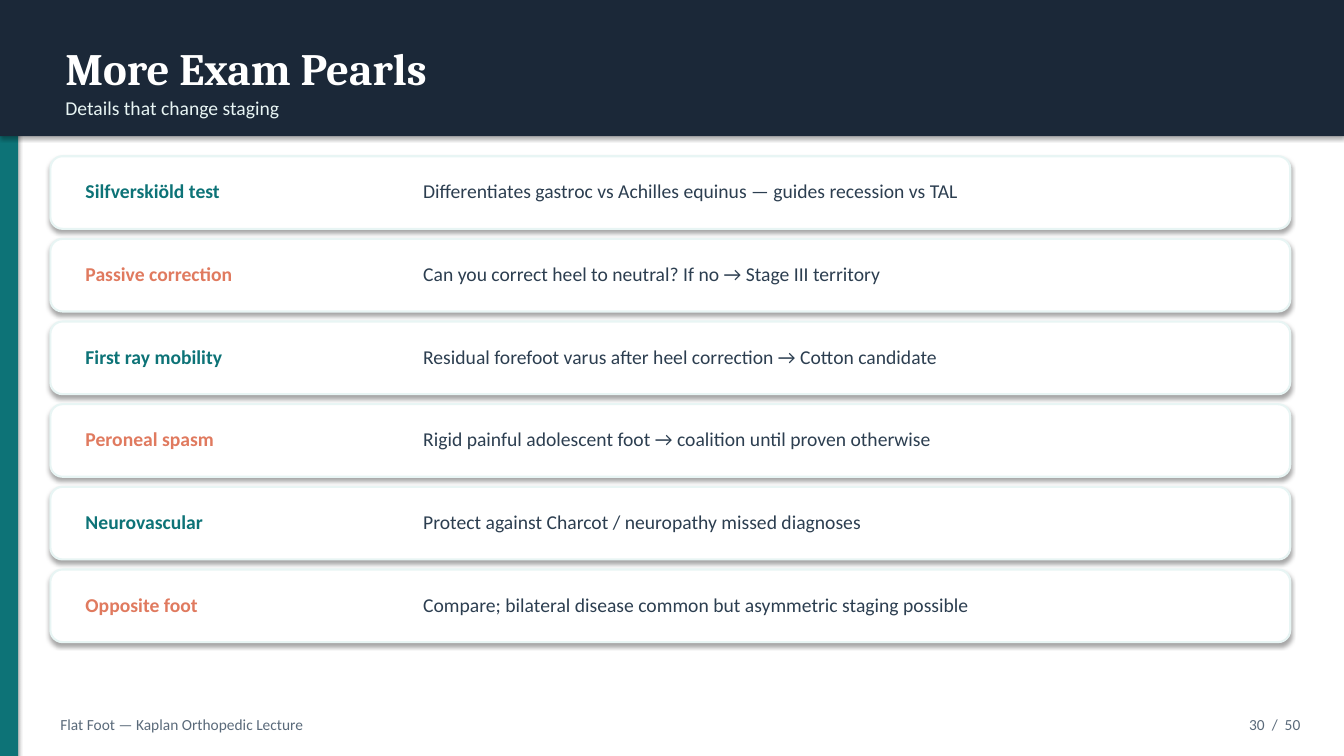
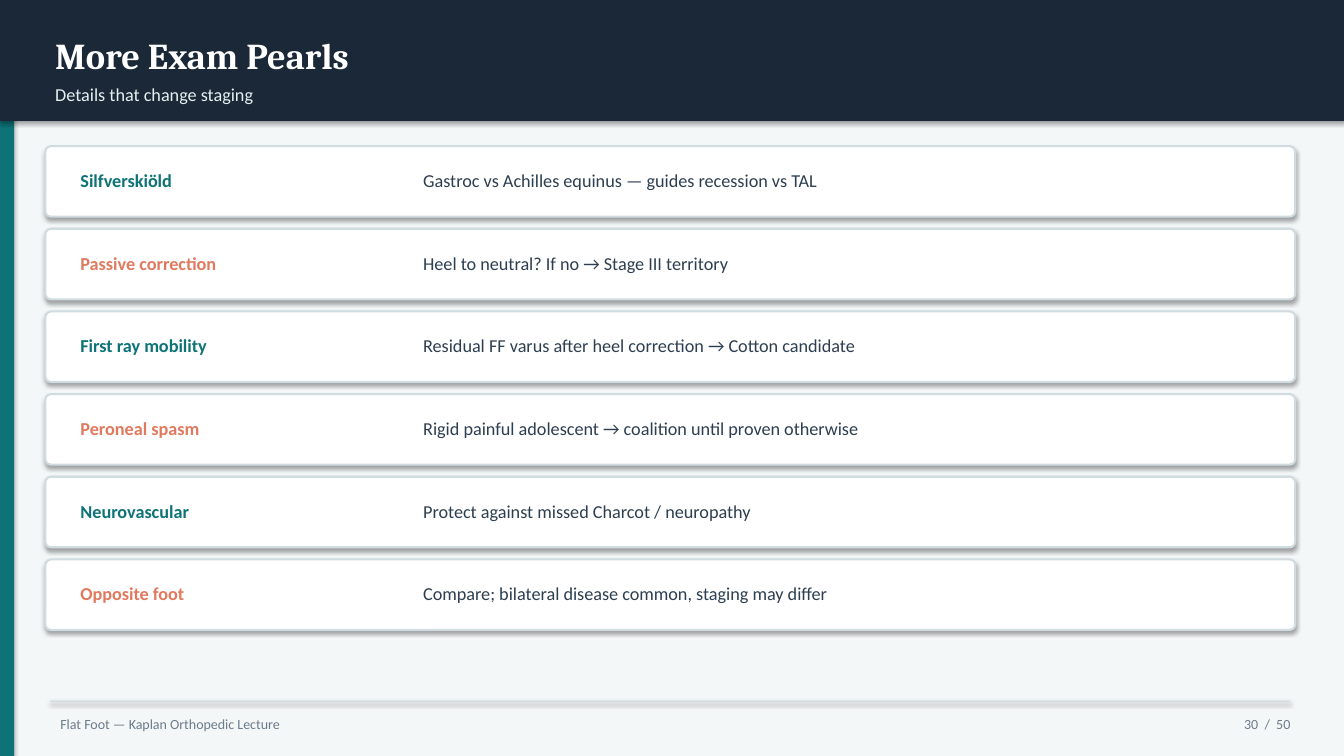
Before and after one commit to AhmedMohsen74/Ahmed-Mohsen-Mohamed, a slide deck: slide 30 of flatfoot-lecture/Flat_Foot_Kaplan_Orthopedic_Lecture.pptx. Drawn at 1344x756 pixels with LibreOffice and Linux fonts; fonts in the diff are those of the drawing. Boxes give left, top, right and bottom in pixels: in the first picture for what was removed or moved away, otherwise in the second. Text is boxed around its words. In the diff, an @@ line names an element or a change of style, - is before the commit and + after.

```diff
--- a/flatfoot-lecture/Flat_Foot_Kaplan_Orthopedic_Lecture.pptx
+++ b/flatfoot-lecture/Flat_Foot_Kaplan_Orthopedic_Lecture.pptx
@@ rectangle: place and size @@
-rectangle at <box>0,0,18,756</box>
+rectangle at <box>0,0,14,756</box>
@@ rectangle: place and size @@
-rectangle at <box>0,0,1344,136</box>
+rectangle at <box>0,0,1344,121</box>
@@ rectangle added at <box>0,0,1344,756</box>, fill #F4F7F8 @@
@@ text "More Exam Pearls": place and size @@
-text "More Exam Pearls" at <box>65,54,427,86</box>
+text "More Exam Pearls" at <box>55,43,348,70</box>
@@ text "More Exam Pearls" at <box>55,43,348,70</box>: size 32 to 26 pt @@
@@ text "Details that change staging": place and size @@
-text "Details that change staging" at <box>65,101,280,119</box>
+text "Details that change staging" at <box>55,88,253,104</box>
@@ text "Details that change staging" at <box>55,88,253,104</box>: size 14 to 13 pt, text colour #E8F5F4 to #E4F1F0 @@
@@ rounded rectangle: place and size @@
-rounded rectangle at <box>50,156,1291,229</box>
+rounded rectangle at <box>45,146,1296,217</box>
@@ text at <box>80,174,172,187</box>: text changed; size 14 to 13 pt @@
-Silfverskiöld test
+Silfverskiöld
@@ text at <box>423,174,817,190</box>: text changed; size 14 to 13 pt @@
-Differentiates gastroc vs Achilles equinus — guides recession vs TAL
+Gastroc vs Achilles equinus — guides recession vs TAL
@@ outline #E8F5F4 1.5 pt to #D0DCE0 1.5 pt; proportions changed in 6 elements at <box>45,394,1296,465</box>, <box>45,477,1296,547</box>, <box>45,312,1296,382</box>, <box>45,560,1296,630</box>, <box>45,146,1296,217</box>, <box>45,229,1296,299</box> @@
@@ rounded rectangle: place and size @@
-rounded rectangle at <box>50,239,1291,312</box>
+rounded rectangle at <box>45,229,1296,299</box>
@@ text at <box>423,257,728,273</box>: text changed; size 14 to 13 pt @@
-Can you correct heel to neutral? If no → Stage III territory
+Heel to neutral? If no → Stage III territory
@@ rounded rectangle: place and size @@
-rounded rectangle at <box>50,322,1291,394</box>
+rounded rectangle at <box>45,312,1296,382</box>
@@ text at <box>423,339,854,352</box>: text changed; size 14 to 13 pt @@
-Residual forefoot varus after heel correction → Cotton candidate
+Residual FF varus after heel correction → Cotton candidate
@@ rounded rectangle: place and size @@
-rounded rectangle at <box>50,404,1291,477</box>
+rounded rectangle at <box>45,394,1296,465</box>
@@ 5 texts: place and size @@
-5 texts at <box>85,267,232,615</box>
+5 texts at <box>80,257,216,603</box>
@@ size 14 to 13 pt in 5 elements at <box>80,257,216,270</box>, <box>80,505,189,518</box>, <box>80,587,184,603</box>, <box>80,339,207,355</box>, <box>80,422,199,438</box> @@
@@ text at <box>423,422,858,438</box>: text changed; size 14 to 13 pt @@
-Rigid painful adolescent foot → coalition until proven otherwise
+Rigid painful adolescent → coalition until proven otherwise
@@ rounded rectangle: place and size @@
-rounded rectangle at <box>50,487,1291,560</box>
+rounded rectangle at <box>45,477,1296,547</box>
@@ text at <box>423,505,750,521</box>: text changed; size 14 to 13 pt @@
-Protect against Charcot / neuropathy missed diagnoses
+Protect against missed Charcot / neuropathy
@@ rounded rectangle: place and size @@
-rounded rectangle at <box>50,570,1291,642</box>
+rounded rectangle at <box>45,560,1296,630</box>
@@ text at <box>423,587,827,603</box>: text changed; size 14 to 13 pt @@
-Compare; bilateral disease common but asymmetric staging possible
+Compare; bilateral disease common, staging may differ
@@ text "Flat Foot — Kaplan Orthopedic ..." at <box>60,719,279,731</box>: size 11 to 10 pt, text colour #5A6A7A to #6B7C8A @@
@@ rectangle added at <box>50,701,1291,702</box>, fill #D0DCE0 @@
@@ text "30 / 50" at <box>1244,720,1290,729</box>: size 11 to 10 pt, text colour #5A6A7A to #6B7C8A @@
```
Also in this commit, not shown: 49 other slides changed, 14 other files.
